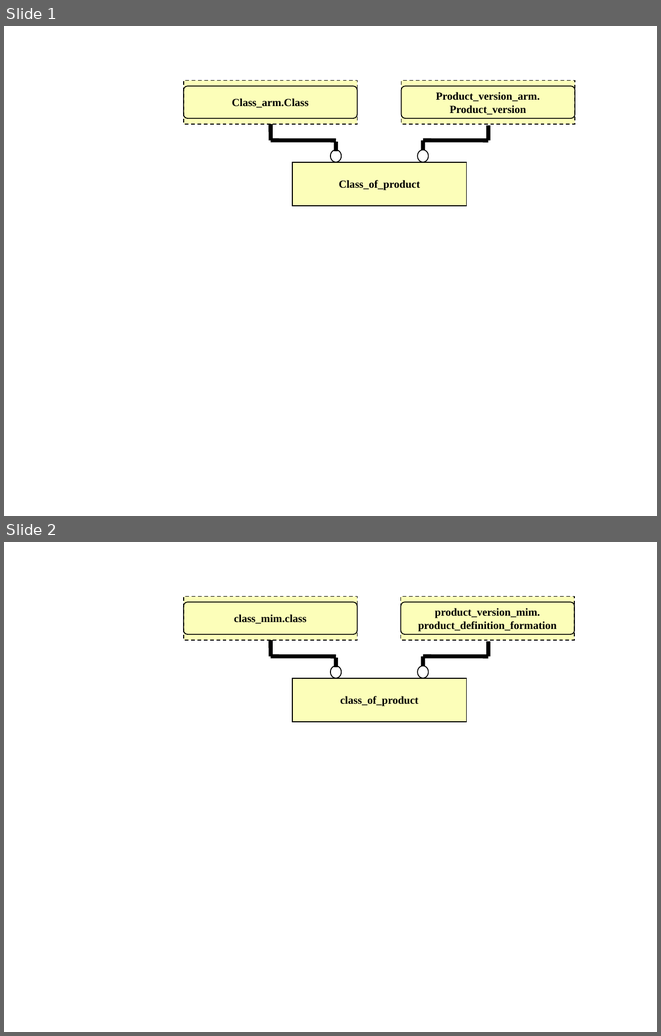
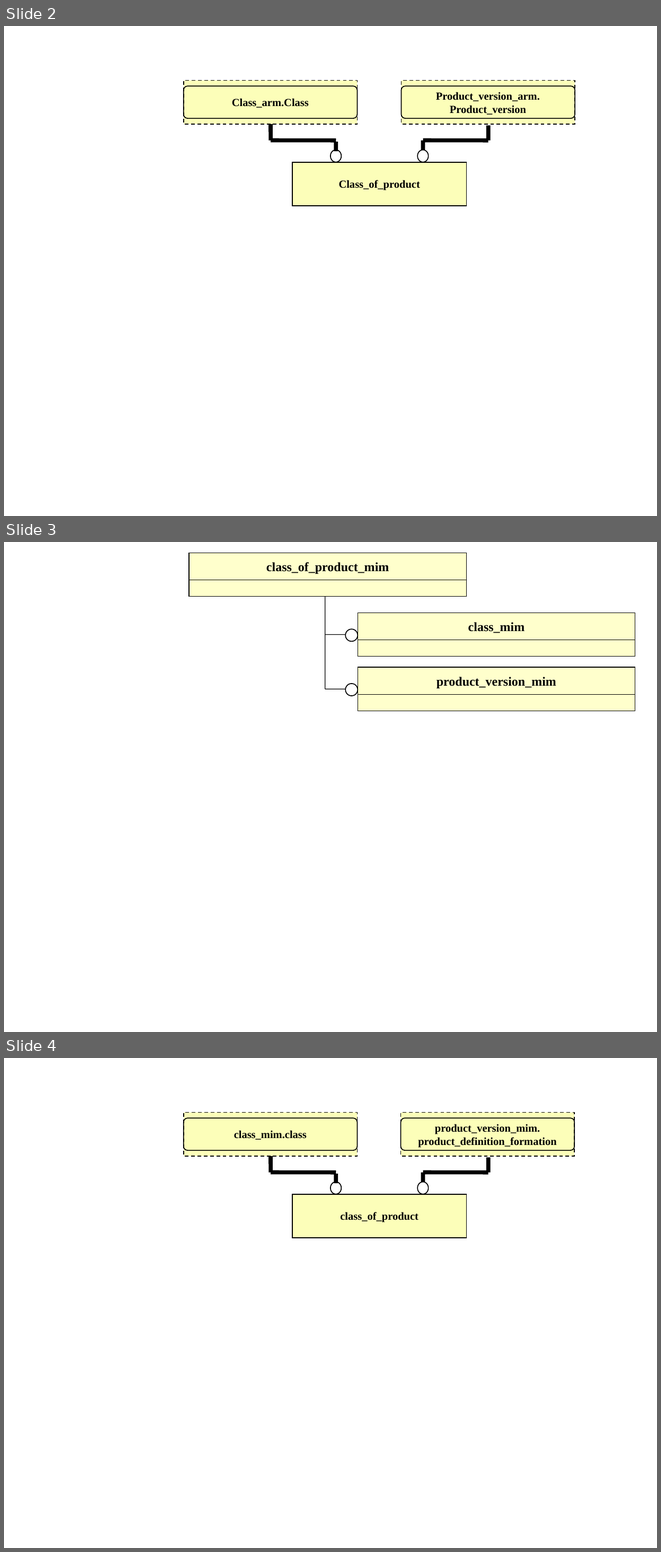
Before and after one commit to starseeker/stepmod_mirror, a slide deck: data/modules/class_of_product/class_of_product.ppt. Shown one above the other, each under a label of ours: slides 1 and 2 before the commit, slides 2, 3 and 4 after it. The pictures are 661x1036 and 661x1552 pixels, drawn with LibreOffice and Linux fonts; fonts in the diff are those of the drawing. Boxes give left, top, right and bottom in pixels: in the first picture for what was removed or moved away, otherwise in the second. Text is boxed around its words. In the diff, an @@ line names an element or a change of style, - is before the commit and + after.

Commit message:
uploading product structure

```diff
--- a/data/modules/class_of_product/class_of_product.ppt
+++ b/data/modules/class_of_product/class_of_product.ppt
@@ slide 3 added at [4,542,657,1032], background #FFFFFF @@
@@ rectangle added at [189,553,466,581], fill #FFFFCC, outline #000000 0.74 pt, 14 pt, text #000000, bold @@
+class_of_product_mim
@@ rectangle added at [189,580,466,596], fill #FFFFCC, outline #000000 0.74 pt @@
@@ line added from (325, 689) to (325, 596), #000000 0.74 pt @@
@@ rectangle added at [358,612,635,640], fill #FFFFCC, outline #000000 0.74 pt, 14 pt, text #000000, bold @@
+class_mim
@@ line added from (325, 635) to (347, 635), #000000 0.74 pt @@
@@ ellipse added at [345,629,358,641], fill #FFFFFF, outline #000000 0.99 pt @@
@@ rectangle added at [358,640,635,656], fill #FFFFCC, outline #000000 0.74 pt @@
@@ rectangle added at [358,668,635,695], fill #FFFFCC, outline #000000 0.74 pt, 14 pt, text #000000, bold @@
+product_version_mim
@@ ellipse added at [345,684,358,696], fill #FFFFFF, outline #000000 0.99 pt @@
@@ line added from (325, 689) to (347, 689), #000000 0.74 pt @@
@@ rectangle added at [358,694,635,711], fill #FFFFCC, outline #000000 0.74 pt @@
@@ what was slide 1 is now slide 2 @@
@@ what was slide 2 is now slide 4 @@
```
Also in this commit, not shown: 1 other slide added, 23 other files.
